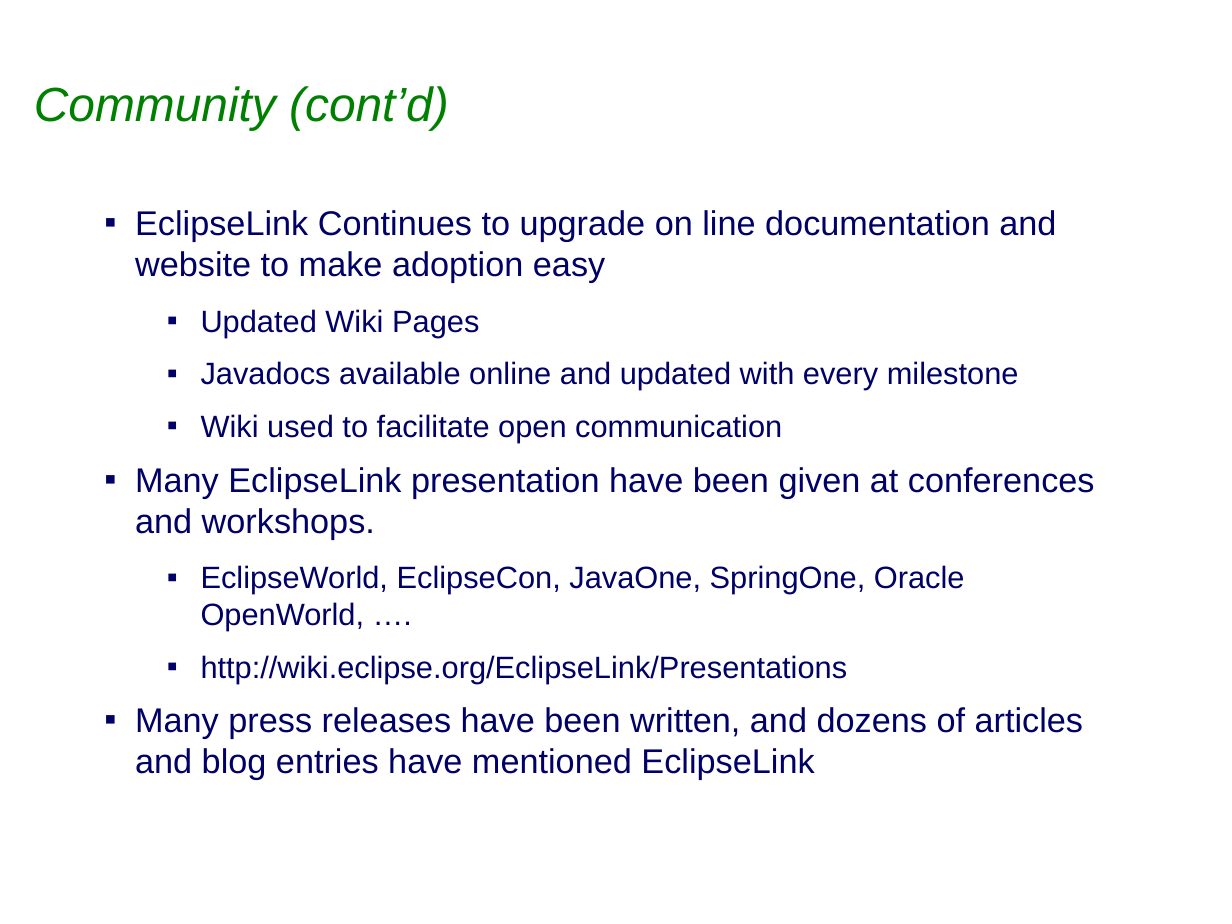
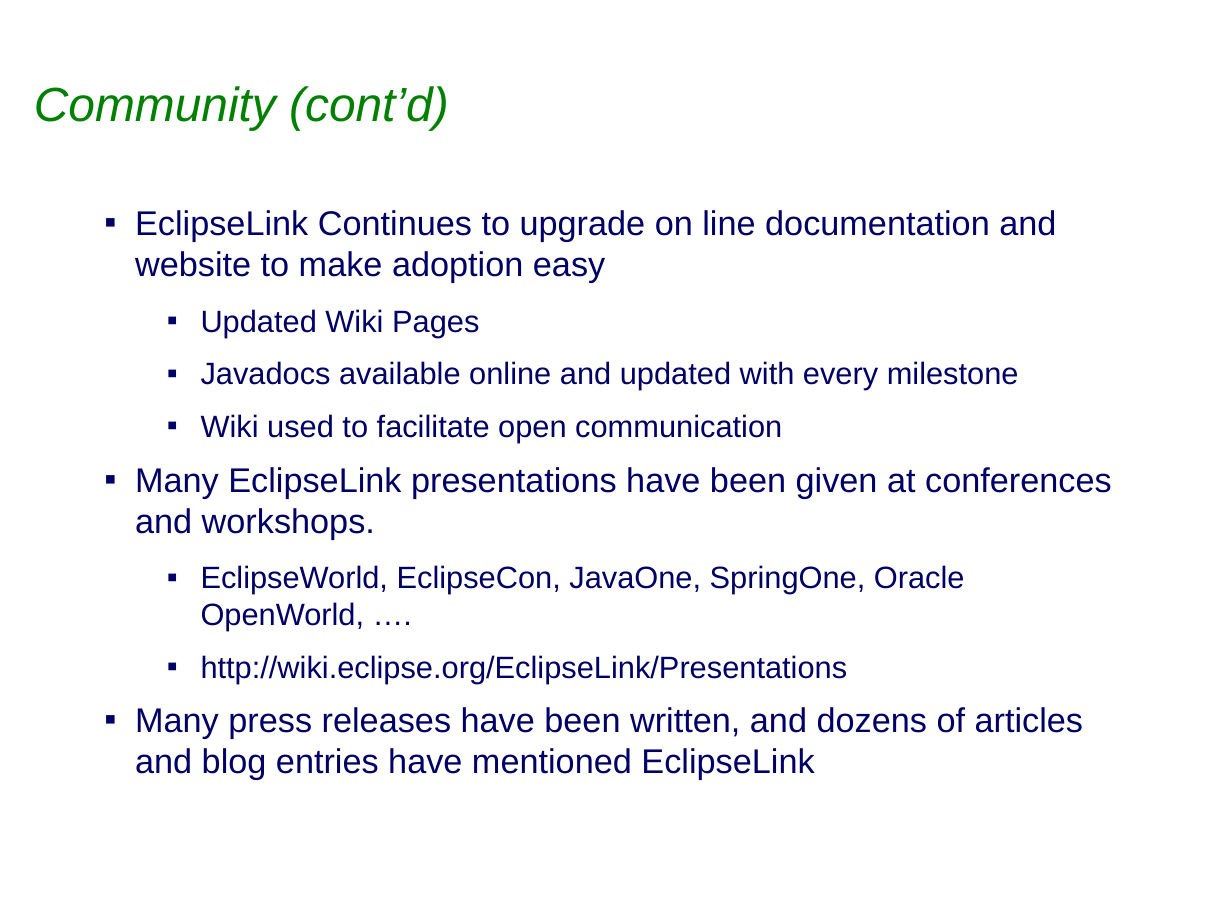
Before and after one commit to bfg-repo-cleaner-demos/eclipselink.runtime-bfg-strip-big-blobs, a slide deck: slide 11 of project-admin/Eclipselink_1.2.0_Release_Review.ppt (slide 12 before the commit). Drawn at 1232x924 pixels with LibreOffice and Linux fonts; fonts in the diff are those of the drawing; background and template pictures are left out. Boxes give left, top, right and bottom in pixels: in the first picture for what was removed or moved away, otherwise in the second. Text is boxed around its words. In the diff, an @@ line names an element or a change of style, - is before the commit and + after.

```diff
--- a/project-admin/Eclipselink_1.2.0_Release_Review.ppt
+++ b/project-admin/Eclipselink_1.2.0_Release_Review.ppt
@@ text at (135,467,1112,539): text changed @@
-▪ Many EclipseLink presentation have been given at conferences and workshops.
+▪ Many EclipseLink presentations have been given at conferences and workshops.
```
Also in this commit, not shown: 5 other slides changed, 1 slide removed.
